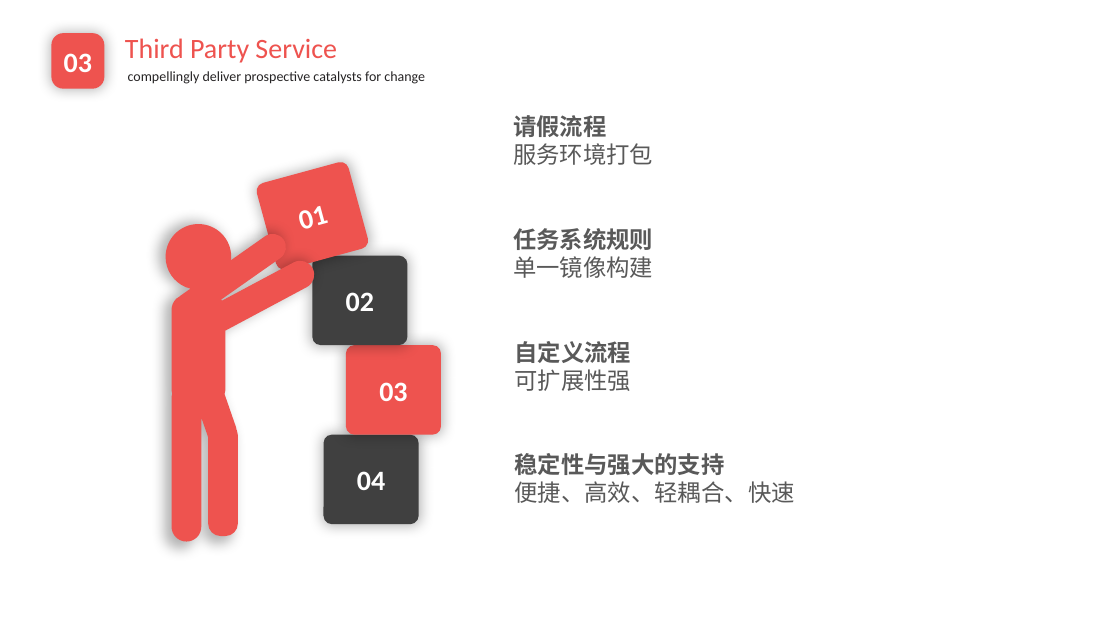
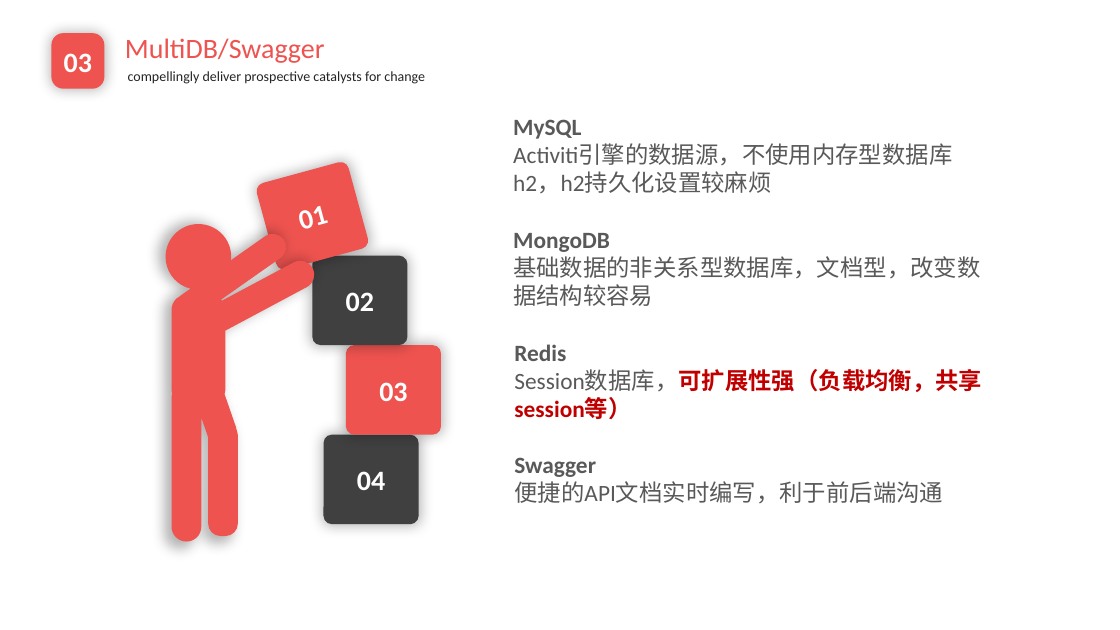
Before and after one commit to EnInternalChat/se2017, a slide deck: slide 15 of doc/个人汇报-陈潢.pptx (slide 14 before the commit). Drawn at 1120x630 pixels with LibreOffice and Linux fonts; fonts in the diff are those of the drawing; background and template pictures are left out. Boxes give left, top, right and bottom in pixels: in the first picture for what was removed or moved away, otherwise in the second. Text is boxed around its words. In the diff, an @@ line names an element or a change of style, - is before the commit and + after.

```diff
--- a/doc/个人汇报-陈潢.pptx
+++ b/doc/个人汇报-陈潢.pptx
@@ text at [125, 38, 325, 63]: text changed @@
-Third Party Service
+MultiDB/Swagger
@@ text at [513, 119, 952, 193]: text changed @@
-请假流程
-服务环境打包
+MySQL
+Activiti引擎的数据源，不使用内存型数据库h2，h2持久化设置较麻烦
@@ text at [513, 233, 980, 306]: text changed; bold off @@
-任务系统规则
-单一镜像构建
+MongoDB
+基础数据的非关系型数据库，文档型，改变数据结构较容易
@@ text at [514, 344, 982, 419]: text changed; text colour #595959 to #C00000 @@
-自定义流程
-可扩展性强
+Redis
+Session数据库，可扩展性强（负载均衡，共享session等）
@@ text at [514, 457, 943, 503]: text changed @@
-稳定性与强大的支持
-便捷、高效、轻耦合、快速
+Swagger
+便捷的API文档实时编写，利于前后端沟通
```
Also in this commit, not shown: 9 other slides changed, 3 slides added, 36 slides removed, 1 other file.
